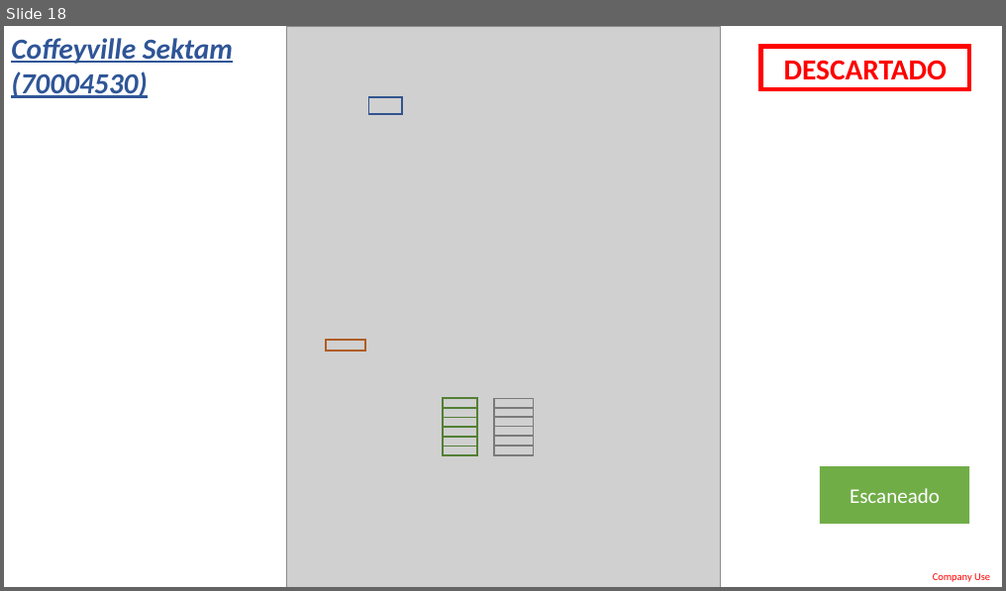
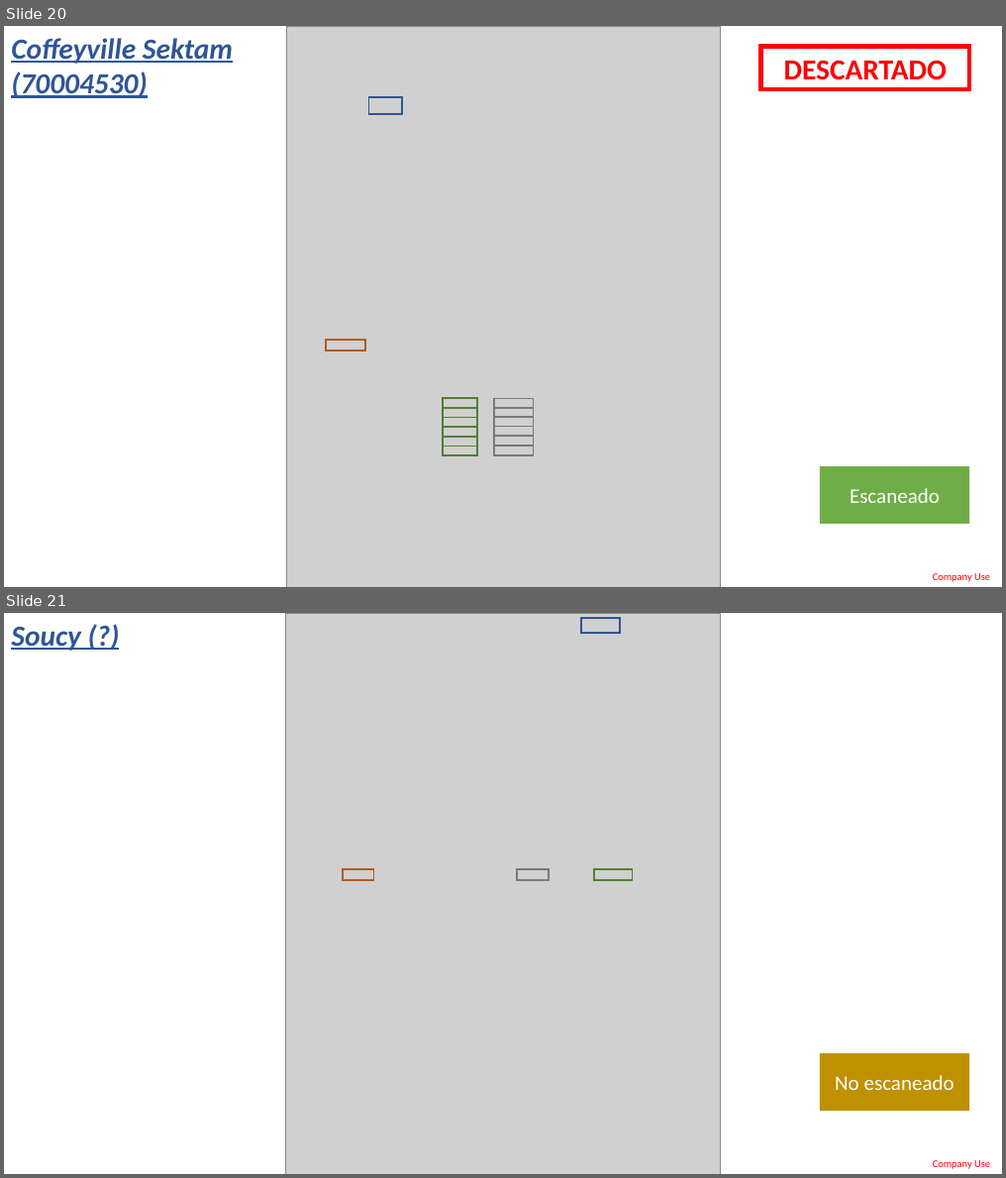
Before and after one commit to LobatoJaime/Bot-Creacion-de-Pedidos, a slide deck: AI_Engine/Info/ExtraccionDatos.pptx. Shown one above the other, each under a label of ours: slide 18 before the commit, slides 20 and 21 after it. The pictures are 1006x591 and 1006x1178 pixels, drawn with LibreOffice and Linux fonts; fonts in the diff are those of the drawing; grey boxes stand for pictures. Boxes give left, top, right and bottom in pixels: in the first picture for what was removed or moved away, otherwise in the second. Text is boxed around its words. In the diff, an @@ line names an element or a change of style, - is before the commit and + after.

Commit message:
Actualizado Powerpoint Extraccion datos con Soucy, Agrostroj y JD Israel

```diff
--- a/AI_Engine/Info/ExtraccionDatos.pptx
+++ b/AI_Engine/Info/ExtraccionDatos.pptx
@@ slide 21 added at (x1=4, y1=613, x2=1002, y2=1174), background #FFFFFF; not listed: 1 template element that a slide beside it also shows @@
@@ text added at (x1=11, y1=626, x2=81, y2=651), 28 pt, text #2F5597, bold, italic, underline @@
+Soucy (?)
@@ picture added at (x1=286, y1=613, x2=721, y2=1174) @@
@@ rectangle added at (x1=582, y1=618, x2=620, y2=633), outline #325491 1.5 pt @@
@@ rectangle added at (x1=343, y1=869, x2=374, y2=880), outline #AF5C24 1.5 pt @@
@@ rectangle added at (x1=517, y1=869, x2=548, y2=880), outline #7A7A7A 1.5 pt @@
@@ rectangle added at (x1=594, y1=869, x2=632, y2=880), outline #538035 1.5 pt @@
@@ rectangle added at (x1=820, y1=1054, x2=969, y2=1111), fill #BF9000, 20 pt, text #FFFFFF @@
+No escaneado
@@ what was slide 18 is now slide 20 @@
```
Also in this commit, not shown: 16 slides changed, 6 other slides added.
